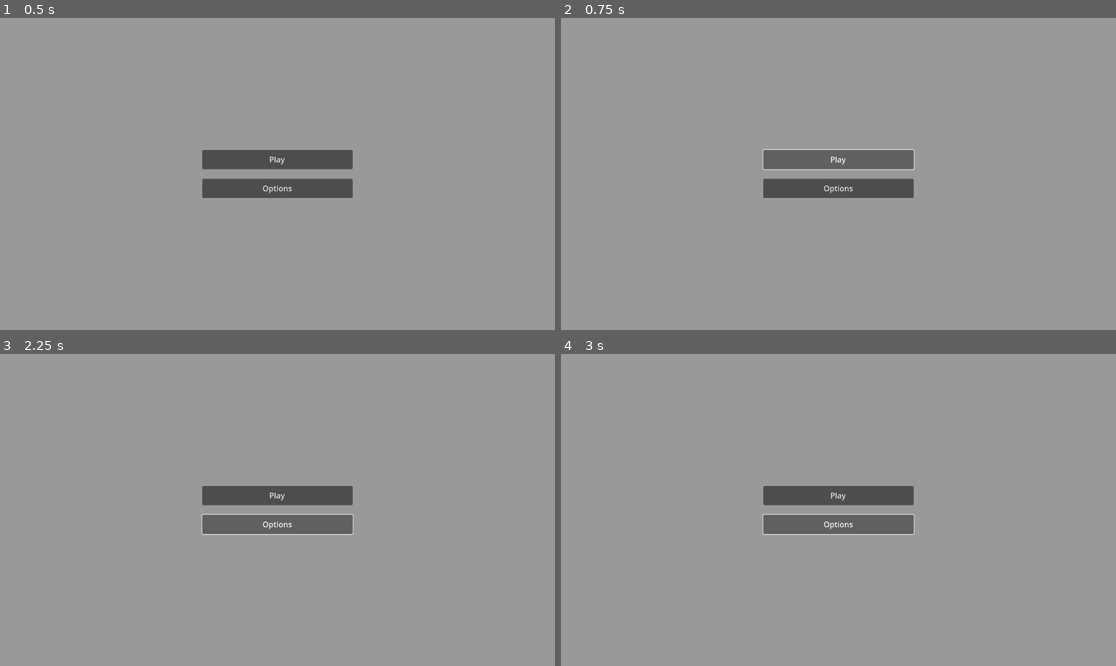
Above: before the commit, frames 1-4 (two rows, left to right).
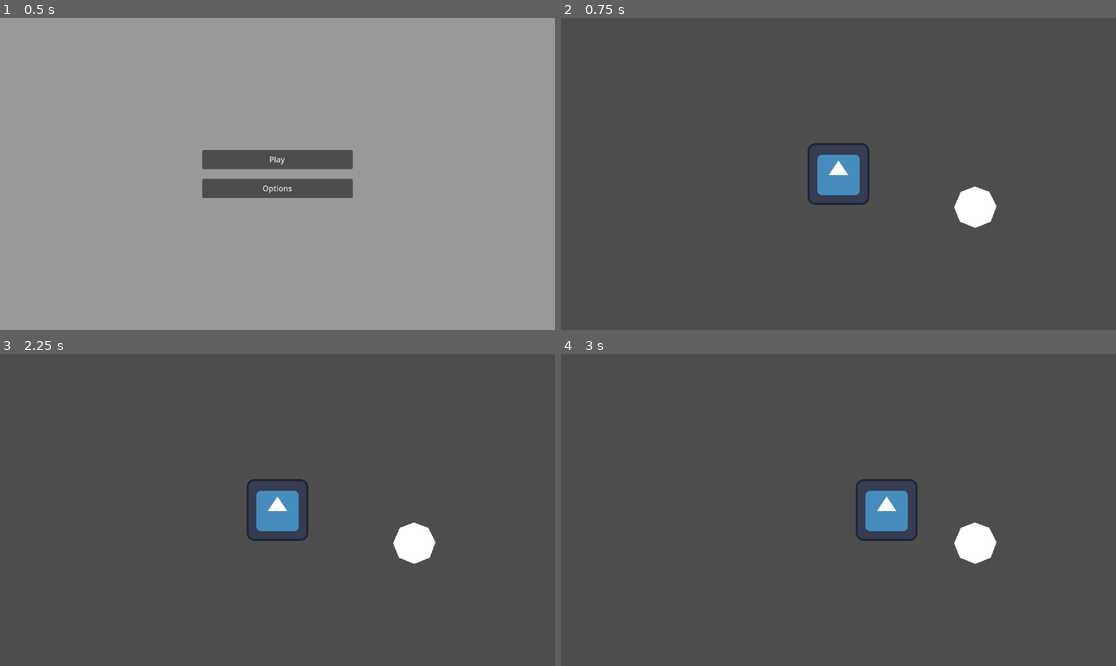
Above: after the commit, the same moments.

Repository: charliedavenport/base-game-jam-project
Game: Godot game, scene res://Main/main.tscn
The game is run twice, just before and just after one commit, with the same random seed, the same clock (stepped at 60 frames per second) and the same inputs. The engine's default icon, where the game draws it, is replaced by a stand-in: a white triangle on a blue panel in a dark square.
Inputs (mouse positions are in pixels of both pictures, inside the frame that each line leads up to):
- Up to frame 1 (0.5 s): no input
- Up to frame 2 (0.75 s): click "Play" at 0.5 s
- Up to frame 3 (2.25 s): click (277, 494) at 1.25 s, where only the run before the commit has a clickable "Play"; click (277, 525) at 2 s, where only the run before the commit has a clickable "Options"
- Up to frame 4 (3 s): hold D (right) from 2.78 s (still down)

Frame 1 is identical in both runs. In frame 2, 98% of the frame differs, in the area x 0-100%, y 0-100%; in frame 3, 98%; in frame 4, 98%.
Error before the commit: Parse Error: Could not preload resource script "res://Main Menu/main_menu.gd". (res://Main/main.gd:6)

Commit message:
pause, victory, objective, options

Diff:
--- a/Autoload/Global.gd
+++ b/Autoload/Global.gd
@@ -1 +1,3 @@
 extends Node
+
+signal toggle_mute()
--- a/GUI/gui.gd
+++ b/GUI/gui.gd
@@ -1 +1,19 @@
 extends Control
+
+signal main_menu_pressed()
+signal replay_pressed()
+signal resume_pressed()
+
+@onready var pause_menu := $PauseMenu
+@onready var victory_screen := $VictoryScreen
+
+func _ready() -> void:
+	reset()
+	victory_screen.main_menu_btn.pressed.connect(main_menu_pressed.emit)
+	victory_screen.replay_level_btn.pressed.connect(replay_pressed.emit)
+	pause_menu.main_menu_btn.pressed.connect(main_menu_pressed.emit)
+	pause_menu.resume_btn.pressed.connect(resume_pressed.emit)
+
+func reset() -> void:
+	victory_screen.hide()
+	pause_menu.hide()
--- a/GUI/gui.tscn
+++ b/GUI/gui.tscn
@@ -1,6 +1,15 @@
-[gd_scene load_steps=2 format=3 uid="uid://bo32gngn4s1ww"]
+[gd_scene load_steps=5 format=3 uid="uid://bo32gngn4s1ww"]
 
 [ext_resource type="Script" path="res://GUI/gui.gd" id="1_vuoel"]
+[ext_resource type="Script" path="res://GUI/pause_menu.gd" id="2_7wxoc"]
+[ext_resource type="Script" path="res://GUI/victory_screen.gd" id="2_hh0m6"]
+
+[sub_resource type="StyleBoxFlat" id="StyleBoxFlat_3y7jc"]
+bg_color = Color(1, 1, 1, 1)
+corner_radius_top_left = 16
+corner_radius_top_right = 16
+corner_radius_bottom_right = 16
+corner_radius_bottom_left = 16
 
 [node name="GUI" type="Control"]
 layout_mode = 3
@@ -12,6 +21,7 @@
 script = ExtResource("1_vuoel")
 
 [node name="PauseMenu" type="Control" parent="."]
+visible = false
 layout_mode = 1
 anchors_preset = 8
 anchor_left = 0.5
@@ -24,3 +34,153 @@
 offset_bottom = 194.0
 grow_horizontal = 2
 grow_vertical = 2
+script = ExtResource("2_7wxoc")
+
+[node name="Panel" type="Panel" parent="PauseMenu"]
+layout_mode = 1
+anchors_preset = 8
+anchor_left = 0.5
+anchor_top = 0.5
+anchor_right = 0.5
+anchor_bottom = 0.5
+offset_left = -218.0
+offset_top = -216.0
+offset_right = 218.0
+offset_bottom = -72.0
+grow_horizontal = 2
+grow_vertical = 2
+theme_override_styles/panel = SubResource("StyleBoxFlat_3y7jc")
+
+[node name="Label" type="Label" parent="PauseMenu"]
+layout_mode = 1
+anchors_preset = 8
+anchor_left = 0.5
+anchor_top = 0.5
+anchor_right = 0.5
+anchor_bottom = 0.5
+offset_left = -187.5
+offset_top = -195.0
+offset_right = 189.5
+offset_bottom = -96.0
+grow_horizontal = 2
+grow_vertical = 2
+theme_override_colors/font_color = Color(0.298039, 0.560784, 0.815686, 1)
+theme_override_colors/font_outline_color = Color(0, 0, 0, 1)
+theme_override_constants/outline_size = 23
+theme_override_font_sizes/font_size = 72
+text = "Paused"
+horizontal_alignment = 1
+vertical_alignment = 1
+uppercase = true
+
+[node name="MainMenuButton" type="Button" parent="PauseMenu"]
+layout_mode = 1
+anchors_preset = 8
+anchor_left = 0.5
+anchor_top = 0.5
+anchor_right = 0.5
+anchor_bottom = 0.5
+offset_left = -185.0
+offset_top = -18.0
+offset_right = -59.0
+offset_bottom = 28.0
+grow_horizontal = 2
+grow_vertical = 2
+text = "Main Menu"
+
+[node name="ResumeButton" type="Button" parent="PauseMenu"]
+layout_mode = 1
+anchors_preset = 8
+anchor_left = 0.5
+anchor_top = 0.5
+anchor_right = 0.5
+anchor_bottom = 0.5
+offset_left = 62.0
+offset_top = -18.0
+offset_right = 188.0
+offset_bottom = 28.0
+grow_horizontal = 2
+grow_vertical = 2
+text = "Resume"
+
+[node name="VictoryScreen" type="Control" parent="."]
+layout_mode = 1
+anchors_preset = 8
+anchor_left = 0.5
+anchor_top = 0.5
+anchor_right = 0.5
+anchor_bottom = 0.5
+offset_left = -348.0
+offset_top = -242.0
+offset_right = 348.0
+offset_bottom = 202.0
+grow_horizontal = 2
+grow_vertical = 2
+script = ExtResource("2_hh0m6")
+
+[node name="Panel" type="Panel" parent="VictoryScreen"]
+layout_mode = 1
+anchors_preset = 8
+anchor_left = 0.5
+anchor_top = 0.5
+anchor_right = 0.5
+anchor_bottom = 0.5
+offset_left = -218.0
+offset_top = -216.0
+offset_right = 218.0
+offset_bottom = -72.0
+grow_horizontal = 2
+grow_vertical = 2
+theme_override_styles/panel = SubResource("StyleBoxFlat_3y7jc")
+
+[node name="Label" type="Label" parent="VictoryScreen"]
+layout_mode = 1
+anchors_preset = 8
+anchor_left = 0.5
+anchor_top = 0.5
+anchor_right = 0.5
+anchor_bottom = 0.5
+offset_left = -187.5
+offset_top = -195.0
+offset_right = 189.5
+offset_bottom = -96.0
+grow_horizontal = 2
+grow_vertical = 2
+theme_override_colors/font_color = Color(0.941176, 0.815686, 0.156863, 1)
+theme_override_colors/font_outline_color = Color(0, 0, 0, 1)
+theme_override_constants/outline_size = 23
+theme_override_font_sizes/font_size = 72
+text = "You Win!!!"
+horizontal_alignment = 1
+vertical_alignment = 1
+uppercase = true
+
+[node name="MainMenuButton" type="Button" parent="VictoryScreen"]
+layout_mode = 1
+anchors_preset = 8
+anchor_left = 0.5
+anchor_top = 0.5
+anchor_right = 0.5
+anchor_bottom = 0.5
+offset_left = -185.0
+offset_top = -18.0
+offset_right = -59.0
+offset_bottom = 28.0
+grow_horizontal = 2
+grow_vertical = 2
+text = "Main Menu"
+
+[node name="ReplayLevelButton" type="Button" parent="VictoryScreen"]
+layout_mode = 1
+anchors_preset = 8
+anchor_left = 0.5
+anchor_top = 0.5
+anchor_right = 0.5
+anchor_bottom = 0.5
+offset_left = 62.0
+offset_top = -18.0
+offset_right = 188.0
+offset_bottom = 28.0
+grow_horizontal = 2
+grow_vertical = 2
+text = "Replay Level"
--- /dev/null
+++ b/GUI/pause_menu.gd
@@ -0,0 +1,4 @@
+extends Control
+
+@onready var main_menu_btn := $MainMenuButton
+@onready var resume_btn := $ResumeButton
--- /dev/null
+++ b/GUI/victory_screen.gd
@@ -0,0 +1,4 @@
+extends Control
+
+@onready var main_menu_btn := $MainMenuButton
+@onready var replay_level_btn := $ReplayLevelButton
--- a/Levels/level.gd
+++ b/Levels/level.gd
@@ -1 +1,5 @@
 extends Node2D
+
+const Objective = preload("res://Objective/objective.gd")
+
+@onready var objective : Objective = $Objective
--- a/Levels/level_0.tscn
+++ b/Levels/level_0.tscn
@@ -1,6 +1,11 @@
-[gd_scene load_steps=2 format=3 uid="uid://cs75b7esuy2vb"]
+[gd_scene load_steps=3 format=3 uid="uid://cs75b7esuy2vb"]
 
 [ext_resource type="Script" path="res://Levels/level.gd" id="1_1wdxp"]
+[ext_resource type="PackedScene" uid="uid://bepyk8c801goe" path="res://Objective/objective.tscn" id="2_4onlv"]
 
 [node name="Level_0" type="Node2D"]
+process_mode = 1
 script = ExtResource("1_1wdxp")
+
+[node name="Objective" parent="." instance=ExtResource("2_4onlv")]
+position = Vector2(284, 69)
--- a/Main Menu/main_menu.gd
+++ b/Main Menu/main_menu.gd
@@ -1,5 +1,17 @@
 extends Control
 
+const OptionsMenu = preload("res://Main Menu/options_menu.gd")
+
+signal play_pressed()
+
+@onready var options_menu := $OptionsMenu
+
+@onready var play_btn := $VBoxContainer/PlayButton
+@onready var options_btn := $VBoxContainer/OptionsButton
 
 func _ready() -> void:
-	$VBoxContainer/PlayButton.pressed.connect(hide)w
+	play_btn.pressed.connect(play_pressed.emit)
+	options_btn.pressed.connect(options_menu.show)
+
+func reset() -> void:
+	options_menu.hide()
--- a/Main Menu/main_menu.tscn
+++ b/Main Menu/main_menu.tscn
@@ -1,8 +1,16 @@
-[gd_scene load_steps=3 format=3 uid="uid://dvh5wtwlh0xtn"]
+[gd_scene load_steps=5 format=3 uid="uid://dvh5wtwlh0xtn"]
 
 [ext_resource type="Script" path="res://Main Menu/main_menu.gd" id="1_esc8v"]
+[ext_resource type="Script" path="res://Main Menu/options_menu.gd" id="2_2x3rt"]
 
 [sub_resource type="StyleBoxFlat" id="StyleBoxFlat_utqeu"]
+
+[sub_resource type="StyleBoxFlat" id="StyleBoxFlat_r27vb"]
+bg_color = Color(0.384314, 0.376471, 0.368627, 1)
+corner_radius_top_left = 16
+corner_radius_top_right = 16
+corner_radius_bottom_right = 16
+corner_radius_bottom_left = 16
 
 [node name="MainMenu" type="Control"]
 layout_mode = 3
@@ -46,3 +54,58 @@
 custom_minimum_size = Vector2(0, 40)
 layout_mode = 2
 text = "Options"
+
+[node name="OptionsMenu" type="Control" parent="."]
+visible = false
+layout_mode = 1
+anchors_preset = 15
+anchor_right = 1.0
+anchor_bottom = 1.0
+offset_left = 286.0
+offset_top = 93.0
+offset_right = -286.0
+offset_bottom = -93.0
+grow_horizontal = 2
+grow_vertical = 2
+script = ExtResource("2_2x3rt")
+
+[node name="Panel2" type="Panel" parent="OptionsMenu"]
+layout_mode = 1
+anchors_preset = 15
+anchor_right = 1.0
+anchor_bottom = 1.0
+grow_horizontal = 2
+grow_vertical = 2
+theme_override_styles/panel = SubResource("StyleBoxFlat_r27vb")
+
+[node name="VBoxContainer" type="VBoxContainer" parent="OptionsMenu"]
+layout_mode = 1
+anchors_preset = 8
+anchor_left = 0.5
+anchor_top = 0.5
+anchor_right = 0.5
+anchor_bottom = 0.5
+offset_left = -153.0
+offset_top = -157.0
+offset_right = 153.0
+offset_bottom = 197.0
+grow_horizontal = 2
+grow_vertical = 2
+
+[node name="MuteToggle" type="CheckButton" parent="OptionsMenu/VBoxContainer"]
+layout_mode = 2
+theme_override_font_sizes/font_size = 24
+text = "Mute Audio"
+
+[node name="XButton" type="Button" parent="OptionsMenu"]
+layout_mode = 1
+anchors_preset = 1
+anchor_left = 1.0
+anchor_right = 1.0
+offset_left = -29.0
+offset_top = 8.0
+offset_right = -5.0
+offset_bottom = 33.0
+grow_horizontal = 0
+theme_override_font_sizes/font_size = 12
+text = "x"
--- /dev/null
+++ b/Main Menu/options_menu.gd
@@ -0,0 +1,8 @@
+extends Control
+
+@onready var x_btn := $XButton
+@onready var mute_toggle := $VBoxContainer/MuteToggle
+
+func _ready() -> void:
+	x_btn.pressed.connect(hide)
+	mute_toggle.pressed.connect(Global.toggle_mute.emit)
--- a/Main/main.gd
+++ b/Main/main.gd
@@ -14,6 +14,16 @@
 ]
 #endregion
 
+enum GameState {
+	MainMenu,
+	Playing,
+	Victory
+}
+var curr_state : GameState:
+	set(value):
+		curr_state = value
+		#print(curr_state)
+
 @onready var main_menu : MainMenu = $CanvasLayer/MainMenu
 @onready var gui : GUI = $CanvasLayer/GUI
 
@@ -23,12 +33,31 @@
 @onready var curr_level_ind : int = 0
 
 func _ready() -> void:
+	main_menu.play_pressed.connect(on_menu_play_pressed)
+	gui.main_menu_pressed.connect(open_main_menu)
+	gui.replay_pressed.connect(reset_level)
+	gui.resume_pressed.connect(resume)
+	open_main_menu()
 
+func open_main_menu() -> void:
+	curr_state = GameState.MainMenu
+	gui.hide()
+	main_menu.reset()
+	main_menu.show()
+
+func _input(event : InputEvent) -> void:
+	if event.is_action_pressed("pause") and curr_state == GameState.Playing:
+		toggle_pause()
+
+func on_menu_play_pressed() -> void:
+	main_menu.hide()
 	start_game()
 
 func start_game() -> void:
 	print("starting game")
 	load_level(0)
+	curr_state = GameState.Playing
+	resume()
 
 func load_level(level_ind: int) -> void:
 	if level_ind not in range(len(level_scenes)):
@@ -40,8 +69,11 @@
 
 	curr_level = level_scenes[level_ind].instantiate()
 	add_child(curr_level)
+	curr_level.objective.objective_taken.connect(on_objective_taken)
+	spawn_player()
 
-	spawn_player()
+	gui.reset()
+	gui.show()
 
 func spawn_player(location: Vector2 = Vector2.ZERO) -> void:
 	if player:
@@ -51,11 +83,33 @@
 	add_child(player)
 	player.global_position = location
 
+func on_objective_taken() -> void:
+	curr_level.objective.queue_free()
+	gui.victory_screen.show()
+	curr_state = GameState.Victory
+
 func reset_level() -> void:
-	pass
+	load_level(curr_level_ind)
+
+func toggle_pause() -> void:
+	if get_tree().paused:
+		resume()
+	else:
+		pause()
+
+func resume() -> void:
+	if not get_tree().paused:
+		return
+	print("resuming")
+	get_tree().paused = false
+	gui.pause_menu.hide()
 
 func pause() -> void:
-	get_tree().paused = not get_tree().paused
+	if get_tree().paused:
+		return
+	print("pausing")
+	get_tree().paused = true
+	gui.pause_menu.show()
 
 func mute() -> void:
 	pass
--- a/Main/main.tscn
+++ b/Main/main.tscn
@@ -5,6 +5,7 @@
 [ext_resource type="PackedScene" uid="uid://bo32gngn4s1ww" path="res://GUI/gui.tscn" id="3_adjhm"]
 
 [node name="Main" type="Node2D"]
+process_mode = 3
 script = ExtResource("1_ek5pm")
 
 [node name="Camera2D" type="Camera2D" parent="."]
--- /dev/null
+++ b/Objective/objective.gd
@@ -0,0 +1,11 @@
+extends Node2D
+
+signal objective_taken()
+
+@onready var area : Area2D = $Area2D
+
+func _ready() -> void:
+	area.body_entered.connect(on_body_entered)
+
+func on_body_entered(body : PhysicsBody2D) -> void:
+	objective_taken.emit()
--- /dev/null
+++ b/Objective/objective.tscn
@@ -0,0 +1,18 @@
+[gd_scene load_steps=3 format=3 uid="uid://bepyk8c801goe"]
+
+[ext_resource type="Script" path="res://Objective/objective.gd" id="1_l4kb4"]
+
+[sub_resource type="CircleShape2D" id="CircleShape2D_y4831"]
+radius = 43.0116
+
+[node name="Objective" type="Node2D"]
+script = ExtResource("1_l4kb4")
+
+[node name="Area2D" type="Area2D" parent="."]
+collision_layer = 0
+
+[node name="CollisionShape2D" type="CollisionShape2D" parent="Area2D"]
+shape = SubResource("CircleShape2D_y4831")
+
+[node name="Polygon2D" type="Polygon2D" parent="."]
+polygon = PackedVector2Array(-30, -32, -1, -43, 29, -32, 44, -2, 32, 30, 0, 43, -32, 30, -44, 0)
--- a/Player/player.tscn
+++ b/Player/player.tscn
@@ -7,6 +7,8 @@
 radius = 64.6297
 
 [node name="Player" type="CharacterBody2D"]
+process_mode = 1
+collision_mask = 2
 script = ExtResource("1_auxg4")
 
 [node name="Sprite2D" type="Sprite2D" parent="."]
--- a/project.godot
+++ b/project.godot
@@ -49,6 +49,16 @@
 , Object(InputEventKey,"resource_local_to_scene":false,"resource_name":"","device":-1,"window_id":0,"alt_pressed":false …(186 unchanged characters)…
 ]
 }
+pause={
+"deadzone": 0.5,
+"events": [Object(InputEventKey,"resource_local_to_scene":false,"resource_name":"","device":-1,"window_id":0,"alt_pressed":false,"shift_pressed":false,"ctrl_pressed":false,"meta_pressed":false,"pressed":false,"keycode":0,"physical_keycode":4194305,"key_label":0,"unicode":0,"location":0,"echo":false,"script":null)
+]
+}
+
+[layer_names]
+
+2d_physics/layer_1="player"
+2d_physics/layer_2="level"
 
 [rendering]
 
